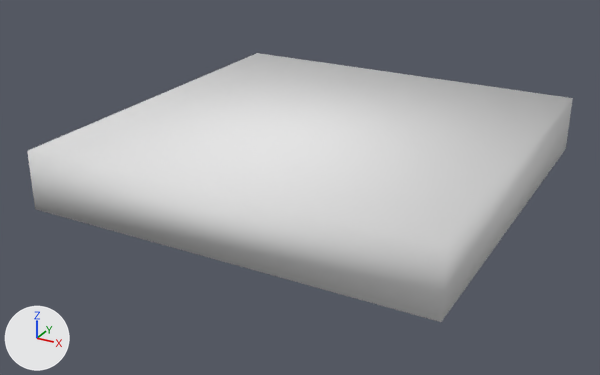
The OBJ model 3d/mini-golf/Block_01.obj: old version first, new version second.
Before and after are seen from a camera (50 mm lens) standing at (4.19, -3.75, 2.49) and looking at (1.4, 1.31, -0.04). Arrows for +X, +Y and +Z are at lower left; the lights stay in place. Where no turn or scale is listed for an object, it has been applied to the vertices.

Before the edit, the objects in view are built like this:
```python
me_block_01 = bpy.data.meshes.new('Block_01')
me_block_01.from_pydata(...)  # a box spanning x 0.0..3.0, y 0.0..3.0, z 0.0..0.44
me_block_01.materials.append(mat_red)  # white #e7e7e7
ob_block_01 = bpy.data.objects.new('Block_01', me_block_01)
ob_block_01.location = (0.0, 0.0, 0.0)
```
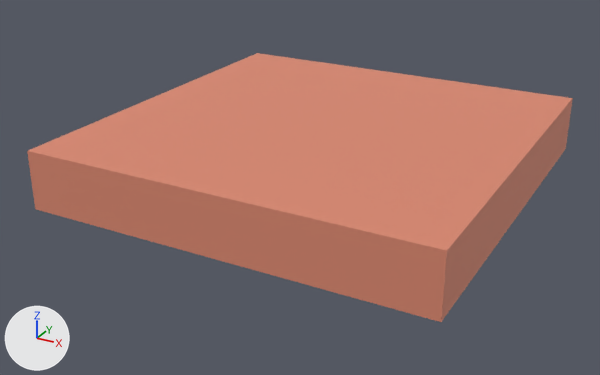
Where the change shows, as pixel boxes [x1, y1, x2, y2] in the pictures (600 x 375 px):
'Block_01', recoloured, shading changed
    both: [27, 53, 573, 322]

The change, as a list of edits to the scene's bpy script:
```text
Add mat_red_001:
    mat_red_001 = principled_material('Red.001')
    mat_red_001.base_color = (0.71, 0.247, 0.161)  # beige #db8870
    mat_red_001.roughness = 0.69
Change me_block_01:
    where me_block_01.from_pydata(...)  # 8 vertices, 6 faces; spans x 0.0..3.0, y 0.0..3.0, z 0.0..0.44
    used by ob_block_01; location = (0.0, 0.0, 0.0)
    remove me_block_01.materials.append(mat_red)  # white #e7e7e7
    me_block_01 part 1: edges marked sharp go from 0 to 12
    add me_block_01.materials.append(mat_red_001)  # beige #db8870
```
